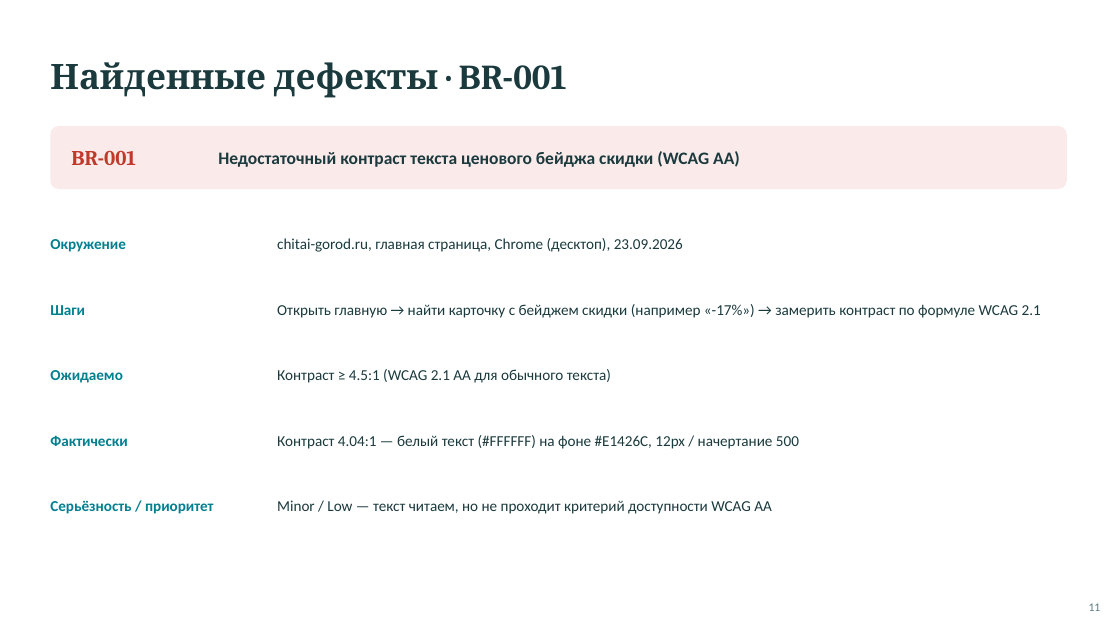
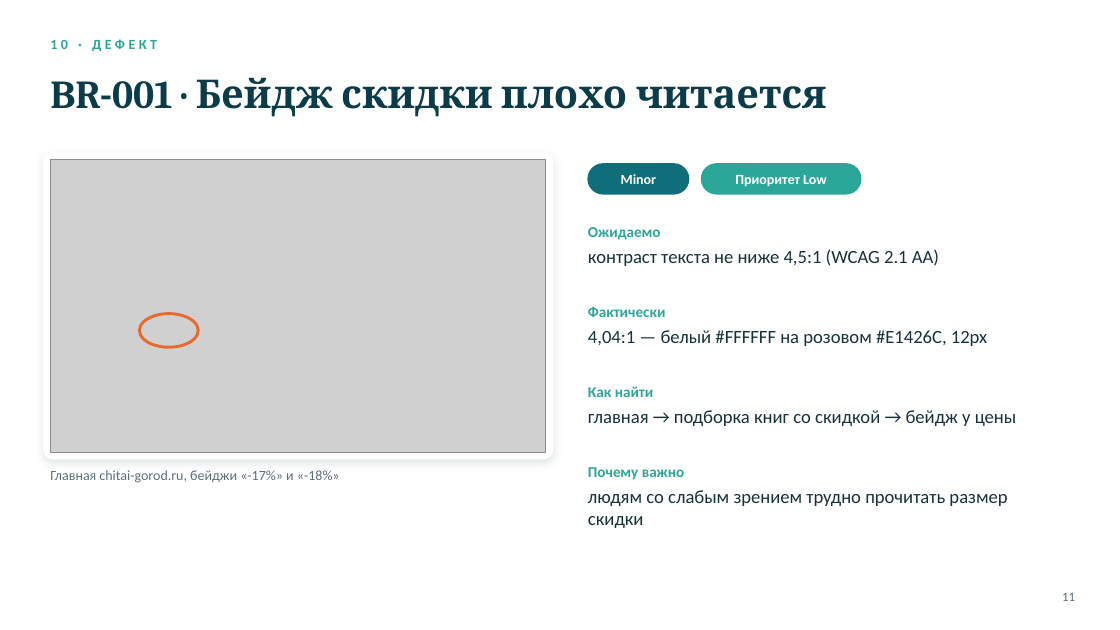
Before and after one commit to Gera-lang405/skypro-diploma-automation, a slide deck: slide 11 of diploma_presentation.pptx. Drawn at 1120x630 pixels with LibreOffice and Linux fonts; fonts in the diff are those of the drawing; grey boxes stand for pictures; background and template pictures are left out. Boxes give left, top, right and bottom in pixels: in the first picture for what was removed or moved away, otherwise in the second. Text is boxed around its words. In the diff, an @@ line names an element or a change of style, - is before the commit and + after.

Commit message:
Презентация: новый дизайн, скриншоты прогона и дефектов, заметки для видео

```diff
--- a/diploma_presentation.pptx
+++ b/diploma_presentation.pptx
@@ text added at (x1=50, y1=39, x2=157, y2=51), 12 pt, text #2BA79A, bold @@
+10 · ДЕФЕКТ
@@ text at (x1=50, y1=77, x2=827, y2=117): text changed; size 30 to 34 pt; text colour #1B3A3D to #0B3C49 @@
-Найденные дефекты · BR-001
+BR-001 · Бейдж скидки плохо читается
@@ rounded rectangle removed at (x1=50, y1=126, x2=1067, y2=189) @@
@@ rounded rectangle added at (x1=44, y1=153, x2=553, y2=459), fill #FFFFFF, outline #FFFFFF 1 pt @@
@@ picture added at (x1=50, y1=160, x2=546, y2=452) @@
@@ text removed at (x1=71, y1=151, x2=136, y2=165) @@
-BR-001
@@ text removed at (x1=218, y1=151, x2=740, y2=167) @@
-Недостаточный контраст текста ценового бейджа скидки (WCAG AA)
@@ rounded rectangle added at (x1=588, y1=164, x2=689, y2=194), fill #0F6E7A, outline #0F6E7A 1 pt @@
@@ text added at (x1=621, y1=174, x2=657, y2=184), 12 pt, text #FFFFFF, bold @@
+Minor
@@ rounded rectangle added at (x1=702, y1=164, x2=861, y2=194), fill #2BA79A, outline #2BA79A 1 pt @@
@@ text added at (x1=735, y1=175, x2=827, y2=187), 12 pt, text #FFFFFF, bold @@
+Приоритет Low
@@ text removed at (x1=50, y1=239, x2=126, y2=252) @@
-Окружение
@@ text removed at (x1=277, y1=238, x2=683, y2=252) @@
-chitai-gorod.ru, главная страница, Chrome (десктоп), 23.09.2026
@@ text "Ожидаемо" moved from (x1=50, y1=370, x2=123, y2=383) to (x1=588, y1=227, x2=661, y2=240) @@
@@ text "Ожидаемо" at (x1=588, y1=227, x2=661, y2=240): text colour #028090 to #2BA79A @@
@@ text at (x1=588, y1=249, x2=939, y2=266): text changed; size 13 to 16 pt; text colour #1B3A3D to #16323B @@
-Контраст ≥ 4.5:1 (WCAG 2.1 AA для обычного текста)
+контраст текста не ниже 4,5:1 (WCAG 2.1 AA)
@@ text "контраст текста не ниже 4,5:1 ..." at (x1=588, y1=249, x2=939, y2=266): vertical alignment middle to top @@
@@ text "Фактически" at (x1=588, y1=306, x2=665, y2=317): text colour #028090 to #2BA79A @@
@@ text "Фактически" moved from (x1=50, y1=435, x2=127, y2=446) to (x1=588, y1=306, x2=665, y2=317) @@
@@ text removed at (x1=50, y1=305, x2=85, y2=315) @@
-Шаги
@@ ellipse added at (x1=139, y1=313, x2=198, y2=347), outline #E8692E 2.5 pt @@
@@ text removed at (x1=277, y1=304, x2=1041, y2=318) @@
-Открыть главную → найти карточку с бейджем скидки (например «-17%») → замерить контраст по формуле WCAG 2.1
@@ text "4,04:1 — белый #FFFFFF на ..." at (x1=588, y1=330, x2=987, y2=346): vertical alignment middle to top @@
@@ text at (x1=588, y1=330, x2=987, y2=346): text changed; size 13 to 16 pt; text colour #1B3A3D to #16323B @@
-Контраст 4.04:1 — белый текст (#FFFFFF) на фоне #E1426C, 12px / начертание 500
+4,04:1 — белый #FFFFFF на розовом #E1426C, 12px
@@ text added at (x1=588, y1=386, x2=653, y2=397), 13 pt, text #2BA79A, bold @@
+Как найти
@@ text added at (x1=588, y1=410, x2=1016, y2=426), 16 pt, text #16323B @@
+главная → подборка книг со скидкой → бейдж у цены
@@ text added at (x1=50, y1=470, x2=340, y2=483), 12 pt, text #5A7179 @@
+Главная chitai-gorod.ru, бейджи «-17%» и «-18%»
@@ text added at (x1=588, y1=467, x2=684, y2=480), 13 pt, text #2BA79A, bold @@
+Почему важно
@@ text removed at (x1=50, y1=501, x2=214, y2=514) @@
-Серьёзность / приоритет
@@ text removed at (x1=277, y1=500, x2=772, y2=514) @@
-Minor / Low — текст читаем, но не проходит критерий доступности WCAG AA
@@ text added at (x1=588, y1=490, x2=1007, y2=528), 16 pt, text #16323B @@
+людям со слабым зрением трудно прочитать размер скидки
@@ text "11" moved from (x1=1089, y1=603, x2=1101, y2=611) to (x1=1062, y1=593, x2=1075, y2=601) @@
@@ text "11" at (x1=1062, y1=593, x2=1075, y2=601): size 10 to 11 pt, text colour #5C7A7D to #5A7179 @@
```
Also in this commit, not shown: 12 other slides changed, 1 slide added, 1 slide removed.
